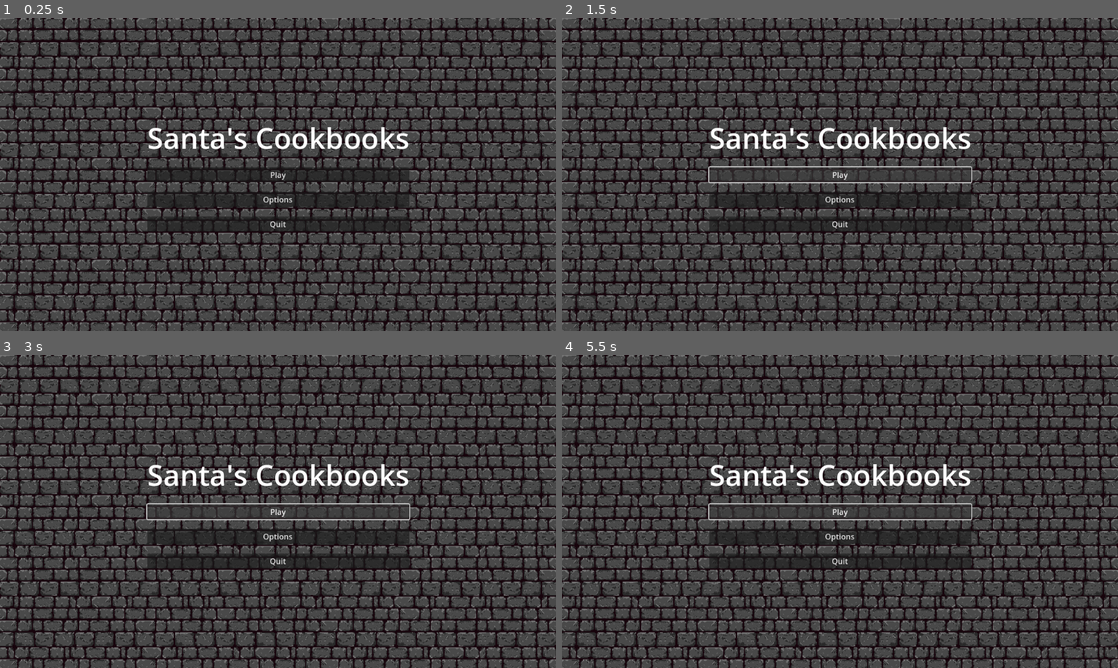
Above: before the commit, frames 1-4 (two rows, left to right).
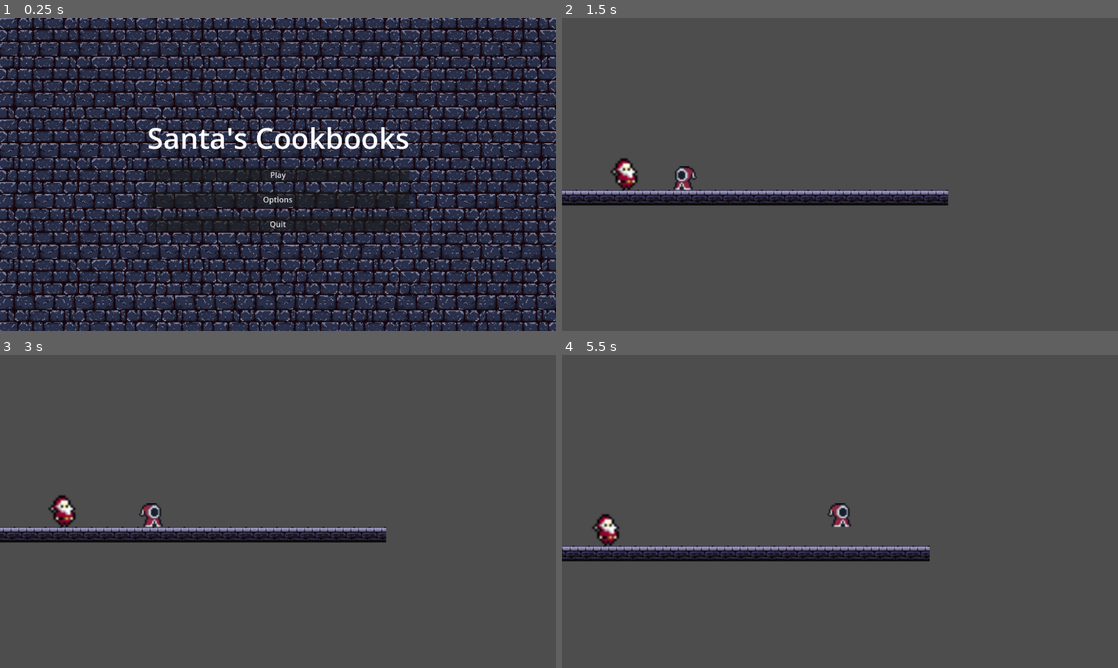
Above: after the commit, the same moments.

Repository: RTalaro/Santas-Cookbooks
Game: Godot game, scene res://title.tscn
The game is run twice, just before and just after one commit, with the same random seed, the same clock (stepped at 60 frames per second) and the same inputs.
Inputs (mouse positions are in pixels of both pictures, inside the frame that each line leads up to):
- Up to frame 1 (0.25 s): no input
- Up to frame 2 (1.5 s): click "Options" at 0.5 s; click "Play" at 1.25 s
- Up to frame 3 (3 s): click (278, 511) at 2 s, where only the run before the commit has a clickable "Play"; tap Enter at 2.75 s; hold D (move_right) from 2.78 s (still down)
- Up to frame 4 (5.5 s): tap W (jump) at 3.02, 3.77, 5.27 s; release D (move_right) at 4.28 s; hold A (move_left) 4.28-5.03 s; hold D (move_right) from 5.03 s (still down)

The runs differ from the first frame. In frame 1, 49% of the frame differs, in the area x 0-100%, y 0-100%; in frame 2, 45%; in frame 3, 45%; in frame 4, 45%.

Commit message:
feat: implement play/quit title buttons

Diff:
--- /dev/null
+++ b/title.gd
@@ -0,0 +1,17 @@
+extends Control
+
+
+@onready var play = $VBoxContainer2/Buttons/Play
+@onready var options = $VBoxContainer2/Buttons/Options
+@onready var quit = $VBoxContainer2/Buttons/Quit
+
+func _ready():
+	play.connect("button_down", on_play_button_down)
+	quit.connect("button_down", on_quit_button_down)
+
+
+func on_play_button_down():
+	get_tree().change_scene_to_file("res://level.tscn")
+
+func on_quit_button_down():
+	get_tree().quit()
--- a/title.tscn
+++ b/title.tscn
@@ -1,6 +1,7 @@
-[gd_scene load_steps=2 format=3 uid="uid://ckhfbngn5xpkk"]
+[gd_scene load_steps=3 format=3 uid="uid://ckhfbngn5xpkk"]
 
-[ext_resource type="Texture2D" uid="uid://c5e0bodn00fwm" path="res://assets/Dungeon_brick_wall_grey.png" id="1_y7k74"]
+[ext_resource type="Script" uid="uid://bww2opev4kyvj" path="res://title.gd" id="1_oyqm6"]
+[ext_resource type="Texture2D" uid="uid://bb3rnebq7f5fn" path="res://assets/Dungeon_brick_wall_blue.png.png" id="2_oyqm6"]
 
 [node name="Title" type="Control"]
 layout_mode = 3
@@ -9,6 +10,7 @@
 anchor_bottom = 1.0
 grow_horizontal = 2
 grow_vertical = 2
+script = ExtResource("1_oyqm6")
 
 [node name="ColorRect" type="TextureRect" parent="."]
 layout_mode = 1
@@ -17,7 +19,7 @@
 anchor_bottom = 1.0
 grow_horizontal = 2
 grow_vertical = 2
-texture = ExtResource("1_y7k74")
+texture = ExtResource("2_oyqm6")
 expand_mode = 3
 stretch_mode = 5
 
@@ -43,18 +45,18 @@
 text = "Santa's Cookbooks"
 horizontal_alignment = 1
 
-[node name="VBoxContainer" type="VBoxContainer" parent="VBoxContainer2"]
+[node name="Buttons" type="VBoxContainer" parent="VBoxContainer2"]
 layout_mode = 2
 theme_override_constants/separation = 20
 
-[node name="Button" type="Button" parent="VBoxContainer2/VBoxContainer"]
+[node name="Play" type="Button" parent="VBoxContainer2/Buttons"]
 layout_mode = 2
 text = "Play"
 
-[node name="Button3" type="Button" parent="VBoxContainer2/VBoxContainer"]
+[node name="Options" type="Button" parent="VBoxContainer2/Buttons"]
 layout_mode = 2
 text = "Options"
 
-[node name="Button2" type="Button" parent="VBoxContainer2/VBoxContainer"]
+[node name="Quit" type="Button" parent="VBoxContainer2/Buttons"]
 layout_mode = 2
 text = "Quit"
Binary file added: assets/Dungeon_brick_wall_blue.png.png
Not shown, added: assets/Dungeon_brick_wall_blue.png.png.import
Not shown, added: title.gd.uid
